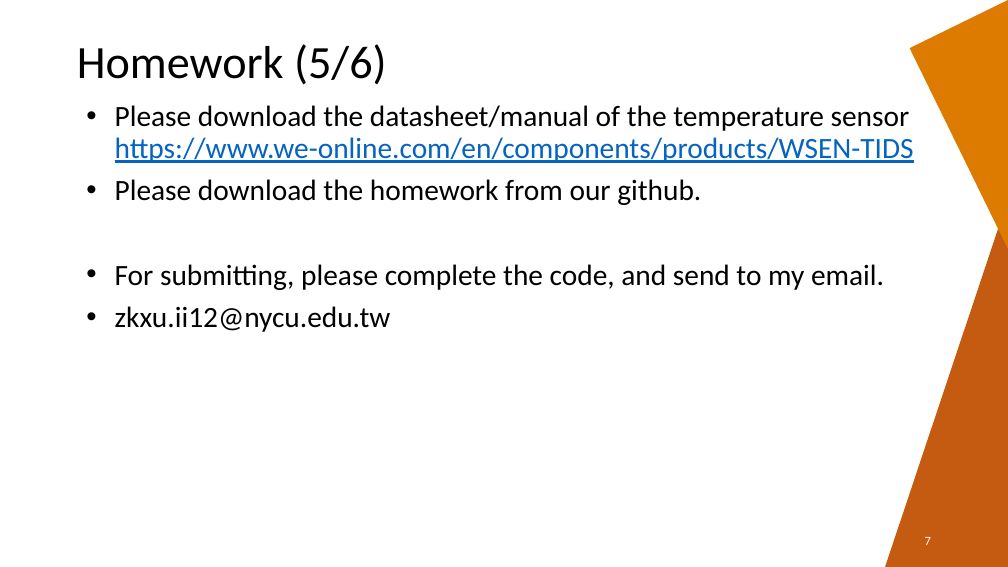
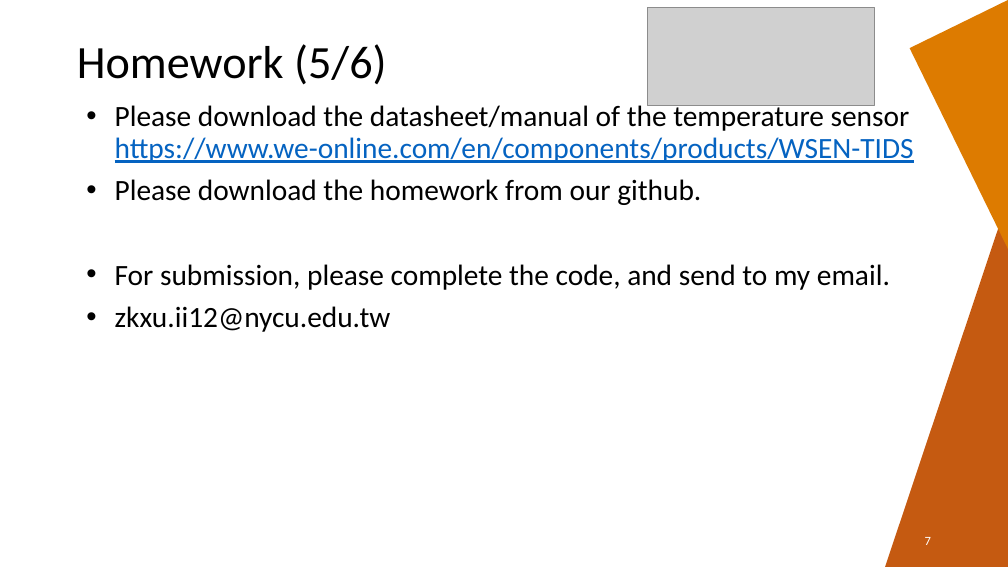
Before and after one commit to formosan-fox/lectures, a slide deck: slide 7 of HW1/HW1.pptx. Drawn at 1008x567 pixels with LibreOffice and Linux fonts; fonts in the diff are those of the drawing; grey boxes stand for pictures; background and template pictures are left out. Boxes give left, top, right and bottom in pixels: in the first picture for what was removed or moved away, otherwise in the second. Text is boxed around its words. In the diff, an @@ line names an element or a change of style, - is before the commit and + after.

Commit message:
HW1.ppt typo

```diff
--- a/HW1/HW1.pptx
+++ b/HW1/HW1.pptx
@@ picture added at <box>648,8,875,105</box> @@
@@ text at <box>115,264,890,290</box>: text changed @@
-• For submitting, please complete the code, and send to my email.
+• For submission, please complete the code, and send to my email.
```
Also in this commit, not shown: 2 other slides changed.
